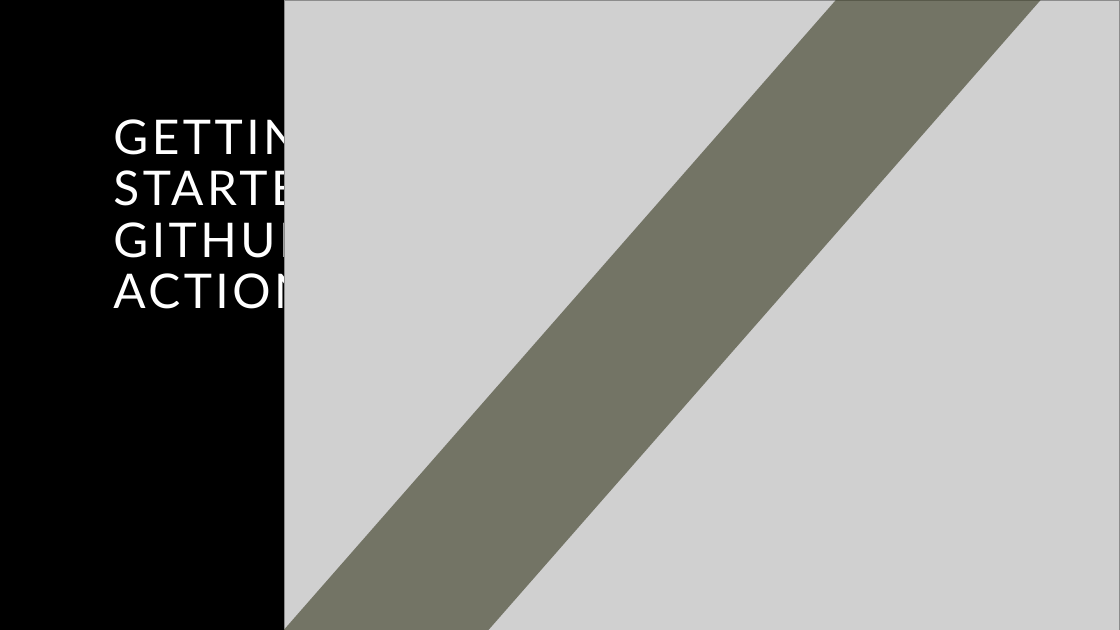
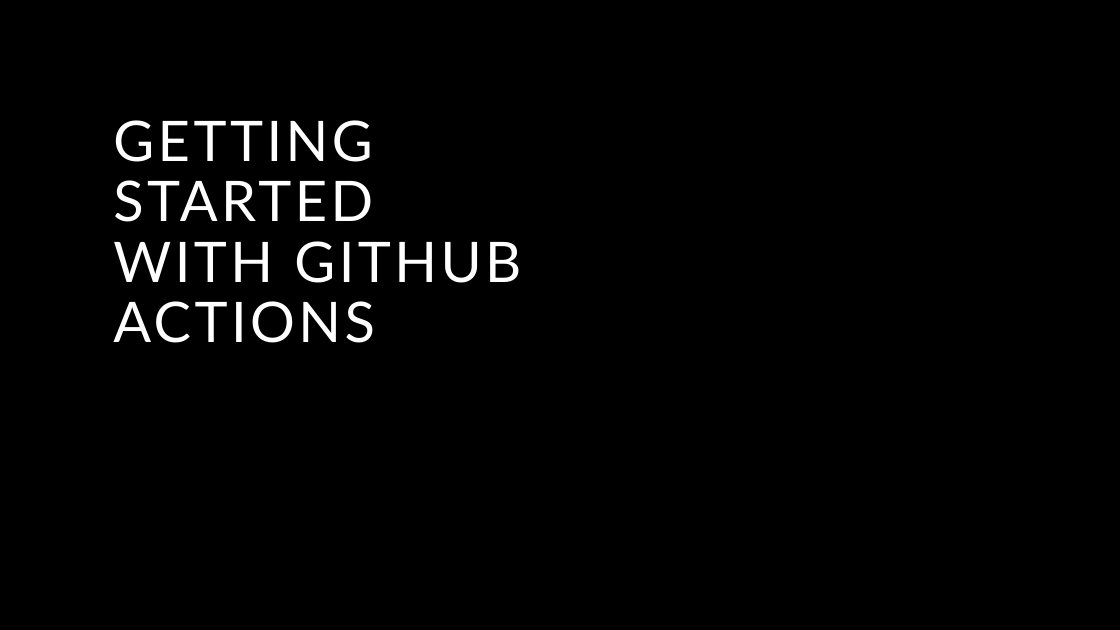
Before and after one commit to pulcher/github-actions-getting-started, a slide deck: slide 1 of getting-started-with-github-actions.pptx. Drawn at 1120x630 pixels with LibreOffice and Linux fonts; fonts in the diff are those of the drawing; grey boxes stand for pictures; background and template pictures are left out. Boxes give left, top, right and bottom in pixels: in the first picture for what was removed or moved away, otherwise in the second. Text is boxed around its words. In the diff, an @@ line names an element or a change of style, - is before the commit and + after.

```diff
--- a/getting-started-with-github-actions.pptx
+++ b/getting-started-with-github-actions.pptx
@@ freeform shape at box(0, 0, 837, 630): fill #36371F at 60% opacity to #000000 at 60% opacity; rotation 0 to 270 degrees; outline redrawn @@
@@ picture removed at box(284, 0, 1120, 630) @@
@@ title "GETTING STARTED WITH GITHUB ACTIONS" at box(113, 120, 521, 343): size 41 to 48 pt @@
```
Also in this commit, not shown: 24 slides added, 1 slide removed.
